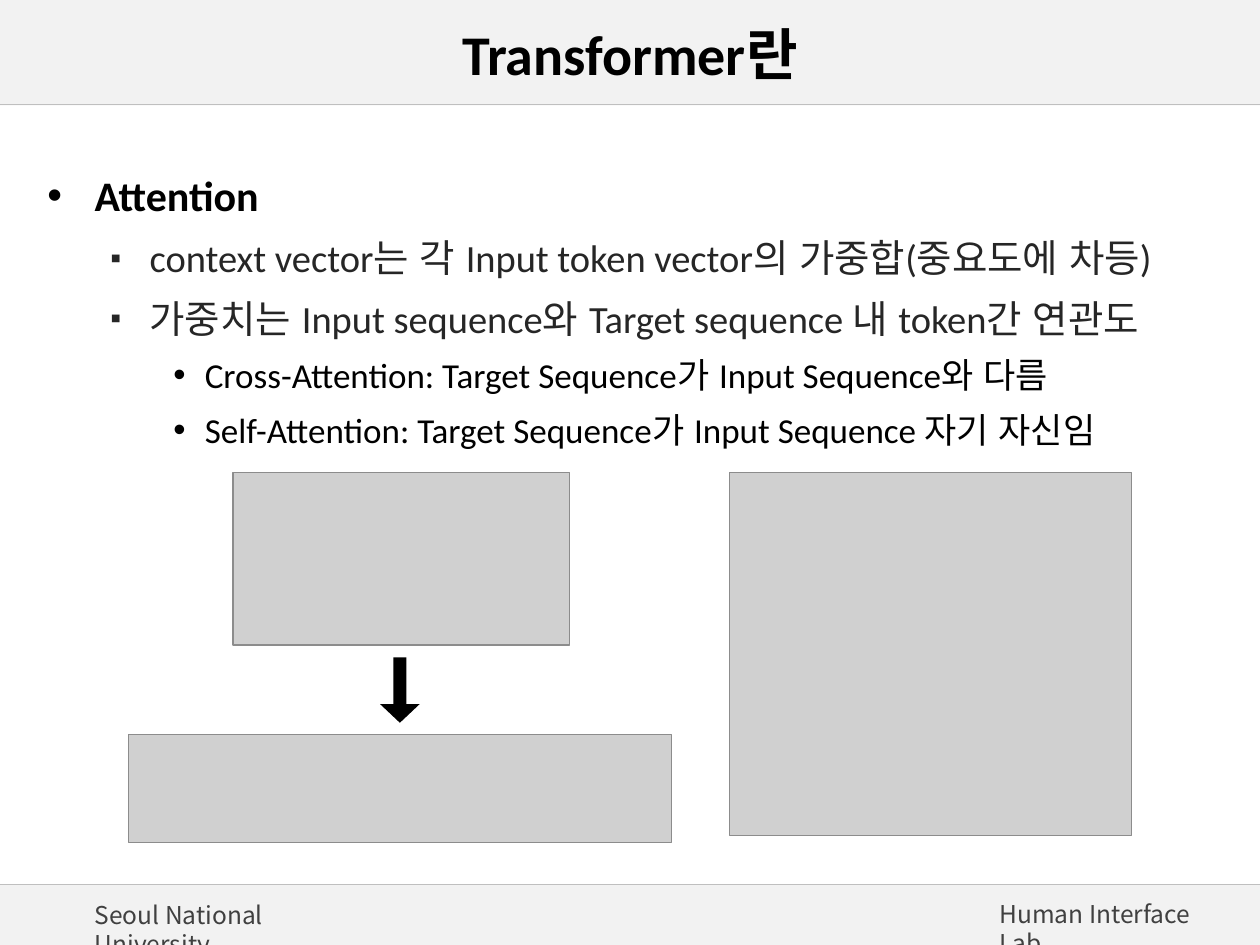
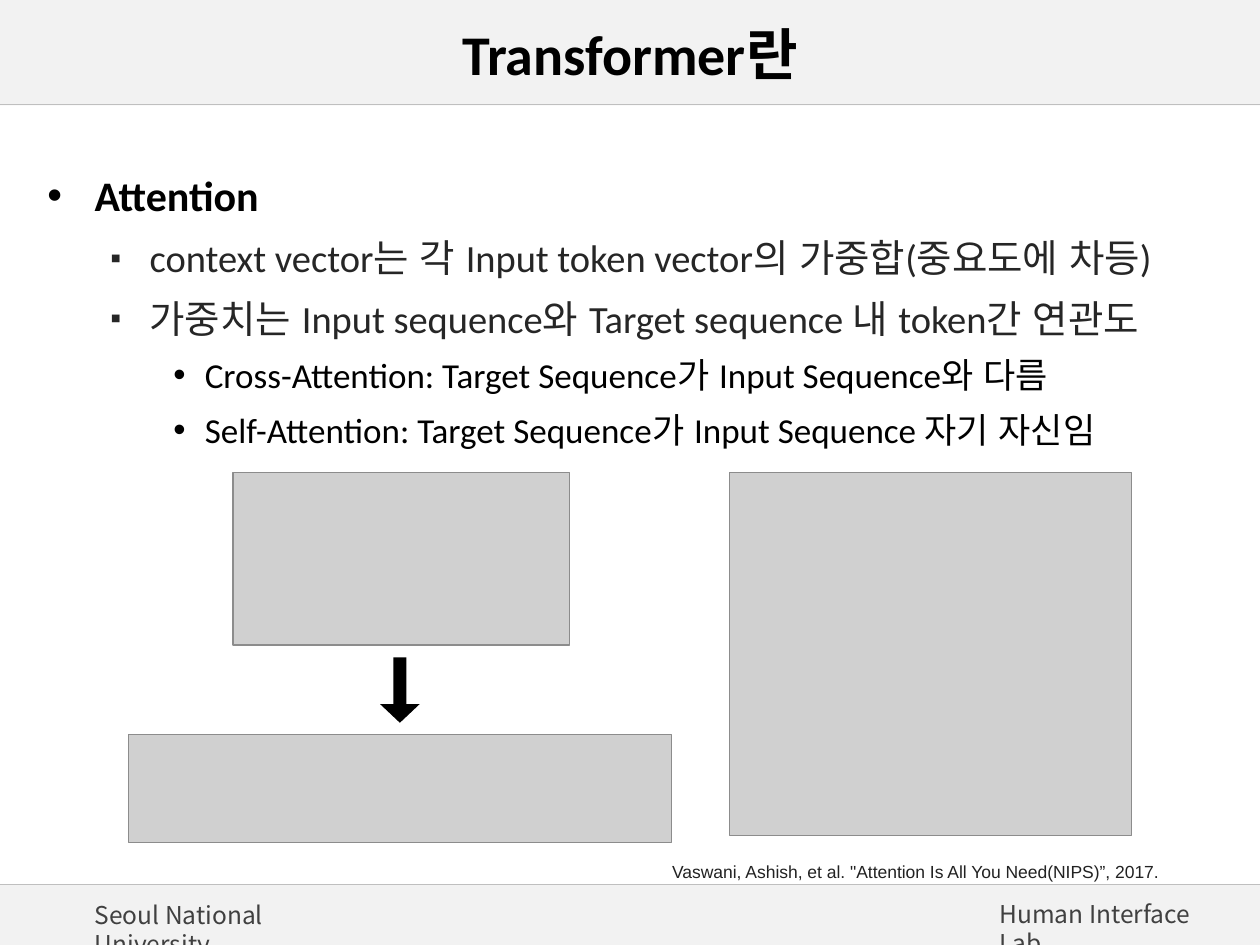
Before and after one commit to WiFiHan/ssai_winter_24w, a slide deck: slide 8 of lec4/lab4.pptx. Drawn at 1260x945 pixels with LibreOffice and Linux fonts; fonts in the diff are those of the drawing; grey boxes stand for pictures; background and template pictures are left out. Boxes give left, top, right and bottom in pixels: in the first picture for what was removed or moved away, otherwise in the second. Text is boxed around its words. In the diff, an @@ line names an element or a change of style, - is before the commit and + after.

```diff
--- a/lec4/lab4.pptx
+++ b/lec4/lab4.pptx
@@ text added at (672,865,1159,882), 10 pt, text #222222 @@
+Vaswani, Ashish, et al. "Attention Is All You Need(NIPS)”, 2017.
```
Also in this commit, not shown: 3 other slides changed, 1 slide removed.
